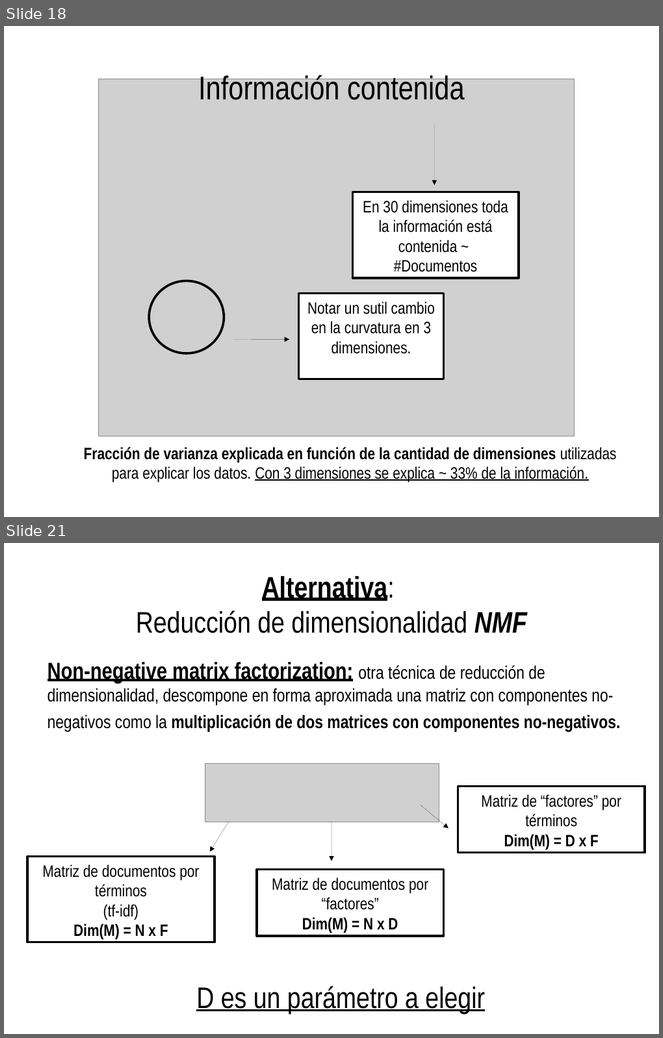
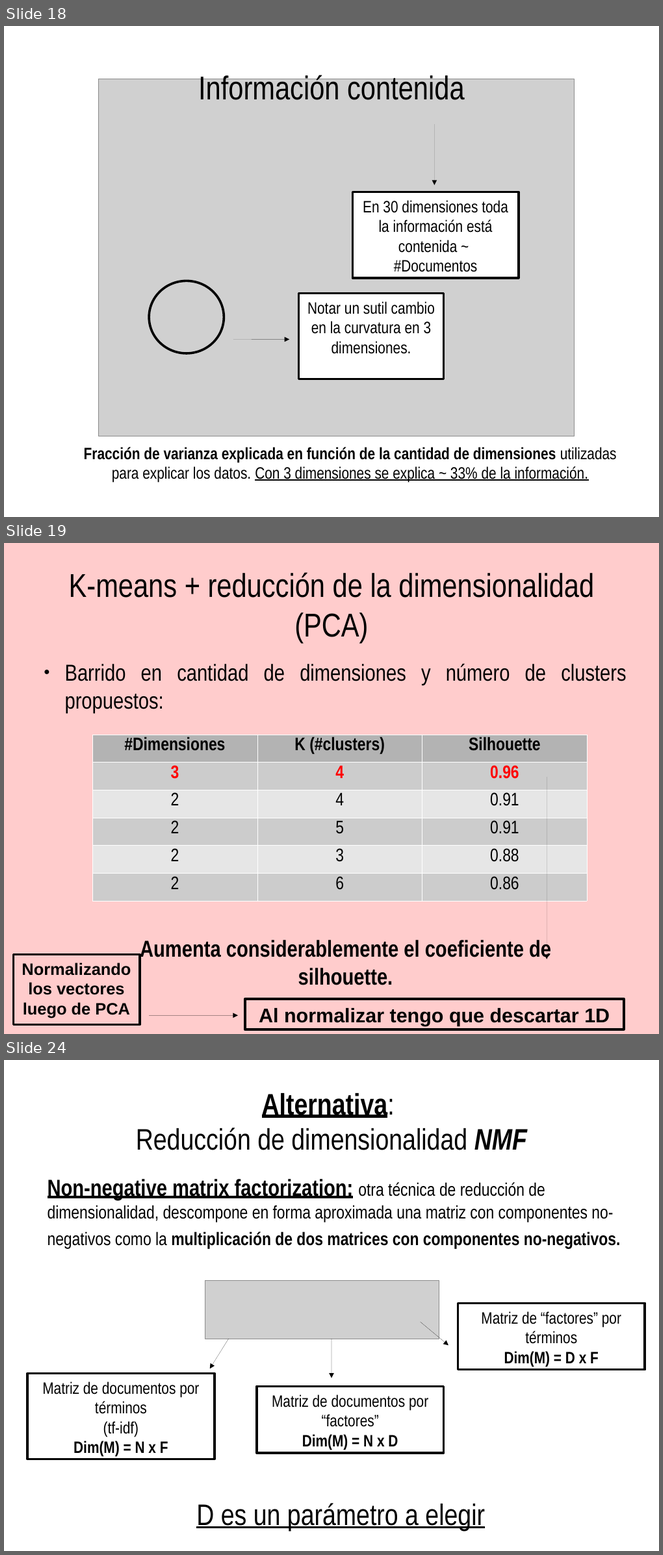
Before and after one commit to spinto88/Analisis_notas, a slide deck: Presentacion_analisis.odp. Shown one above the other, each under a label of ours: slides 18 and 21 before the commit, slides 18, 19 and 24 after it; the slides between them are not shown. The pictures are 663x1038 and 663x1555 pixels, drawn with LibreOffice and Linux fonts; fonts in the diff are those of the drawing; grey boxes stand for pictures. Boxes give left, top, right and bottom in pixels: in the first picture for what was removed or moved away, otherwise in the second. Text is boxed around its words. In the diff, an @@ line names an element or a change of style, - is before the commit and + after.

```diff
--- a/Presentacion_analisis.odp
+++ b/Presentacion_analisis.odp
@@ slide 19 added at bbox=[4, 543, 659, 1034], background #FFCCCC @@
@@ title added at bbox=[69, 572, 594, 642], 40 pt, text #000000 @@
+K-means + reducción de la dimensionalidad (PCA)
@@ text added at bbox=[65, 663, 626, 713], 28 pt, text #000000 @@
+● Barrido en cantidad de dimensiones y número de clusters propuestos:
@@ table added at bbox=[92, 735, 588, 899], 6 rows, 3 columns @@
+#Dimensiones | K (#clusters) | Silhouette
+3 | 4 | 0.96
+2 | 4 | 0.91
+2 | 5 | 0.91
+2 | 3 | 0.88
+2 | 6 | 0.86
@@ arrow added from (547, 777) to (547, 960), #000000 0 pt @@
@@ text added at bbox=[140, 940, 551, 986], 28 pt, text #000000, bold @@
+Aumenta considerablemente el coeficiente de silhouette.
@@ rectangle added at bbox=[14, 955, 140, 1025], outline #000000 2.83 pt, 20 pt, text #000000, bold @@
+Normalizando los vectores luego de PCA
@@ rectangle added at bbox=[245, 999, 625, 1030], outline #000000 2.83 pt, 24 pt, text #000000, bold @@
+Al normalizar tengo que descartar 1D
@@ arrow added from (149, 1016) to (238, 1016), #000000 0 pt @@
@@ what was slide 21 is now slide 24 @@
```
Also in this commit, not shown: 2 slides changed, 2 other slides added, 3 other files.
